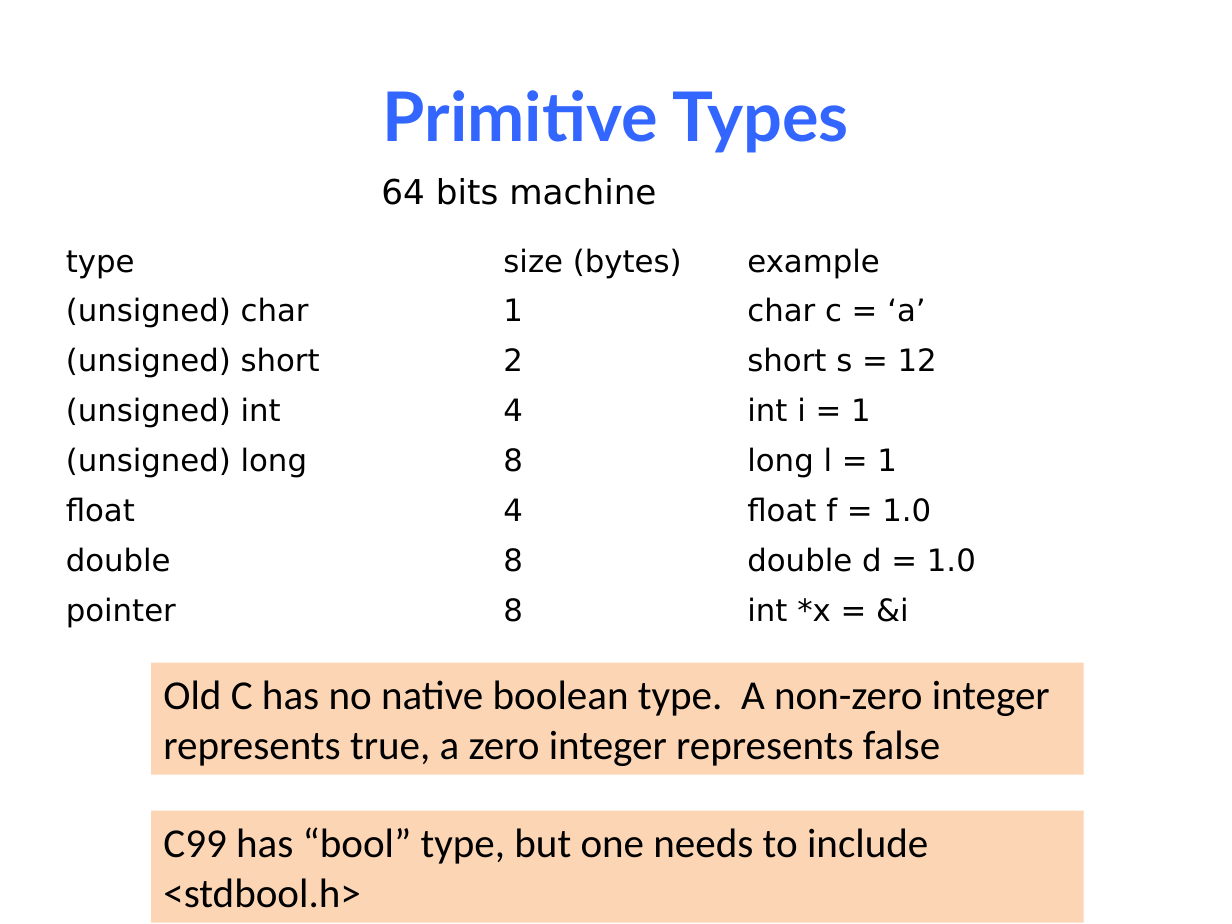
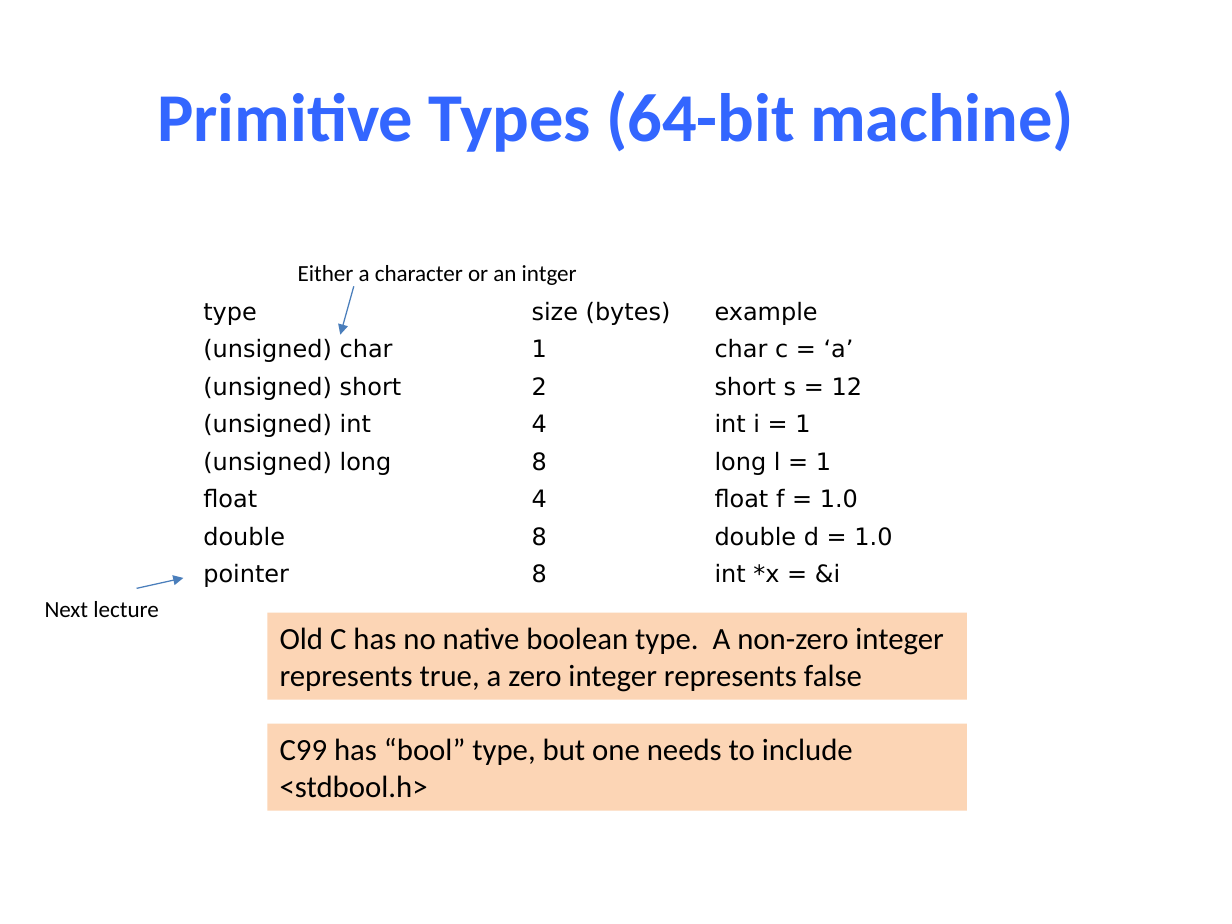
Before and after one commit to NYU-CSO/nyu-cso.github.io, a slide deck: slide 11 of notes/04-C_Basics.pptx (slide 15 before the commit). Drawn at 1232x924 pixels with LibreOffice and Linux fonts; fonts in the diff are those of the drawing. Boxes give left, top, right and bottom in pixels: in the first picture for what was removed or moved away, otherwise in the second. Text is boxed around its words. In the diff, an @@ line names an element or a change of style, - is before the commit and + after.

```diff
--- a/notes/04-C_Basics.pptx
+++ b/notes/04-C_Basics.pptx
@@ title at box(157, 90, 1074, 152): text changed; font Lato to Calibri @@
-Primitive Types
+Primitive Types (64-bit machine)
@@ text removed at box(381, 178, 656, 205) @@
-64 bits machine
@@ text added at box(298, 265, 577, 288), 13.5 pt, text #000000 @@
+Either a character or an intger
@@ table at box(195, 293, 1032, 593) @@
@@ size 18 to 14 pt @@
@@ table: place and size @@
-table at box(53, 238, 1169, 637)
+table at box(195, 293, 1032, 593)
@@ arrow added from (354, 286) to (340, 335), #4B7EBC 0.75 pt @@
@@ arrow added from (137, 589) to (184, 578), #4B7EBC 0.75 pt @@
@@ text added at box(45, 601, 158, 617), 13.5 pt, text #000000 @@
+Next lecture
@@ rectangle "Old C has no native ...": place and size @@
-rectangle "Old C has no native ..." at box(152, 663, 1084, 775)
+rectangle "Old C has no native ..." at box(267, 612, 967, 700)
@@ rectangle "Old C has no native ..." at box(267, 612, 967, 700): size 24 to 18 pt @@
@@ rectangle "C99 has “bool” type, but ..." at box(267, 723, 967, 811): size 24 to 18 pt @@
@@ rectangle "C99 has “bool” type, but ...": place and size @@
-rectangle "C99 has “bool” type, but ..." at box(152, 811, 1084, 923)
+rectangle "C99 has “bool” type, but ..." at box(267, 723, 967, 811)
```
Also in this commit, not shown: 36 other slides changed, 7 slides added, 12 slides removed, 3 other files.
